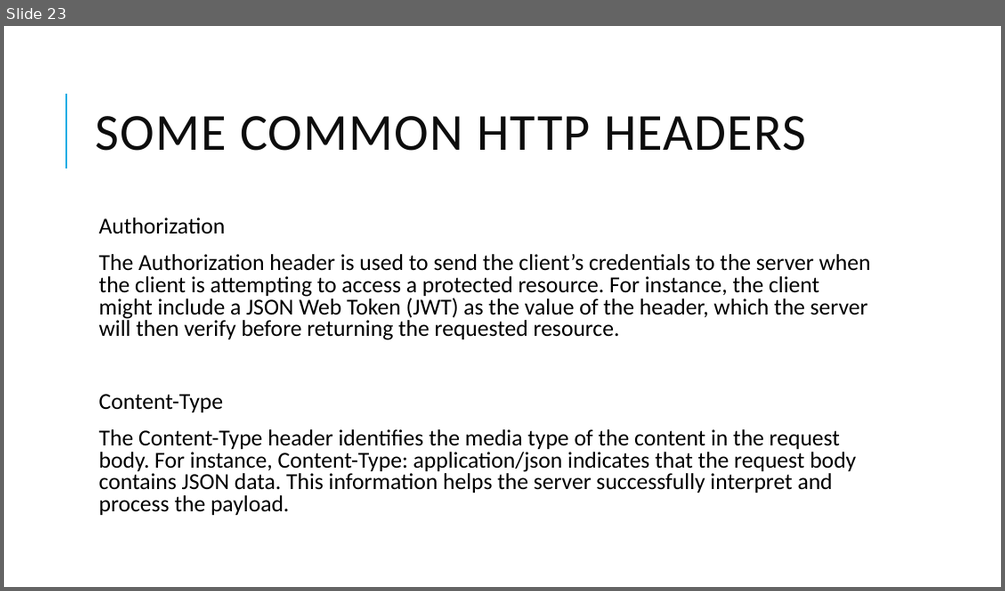
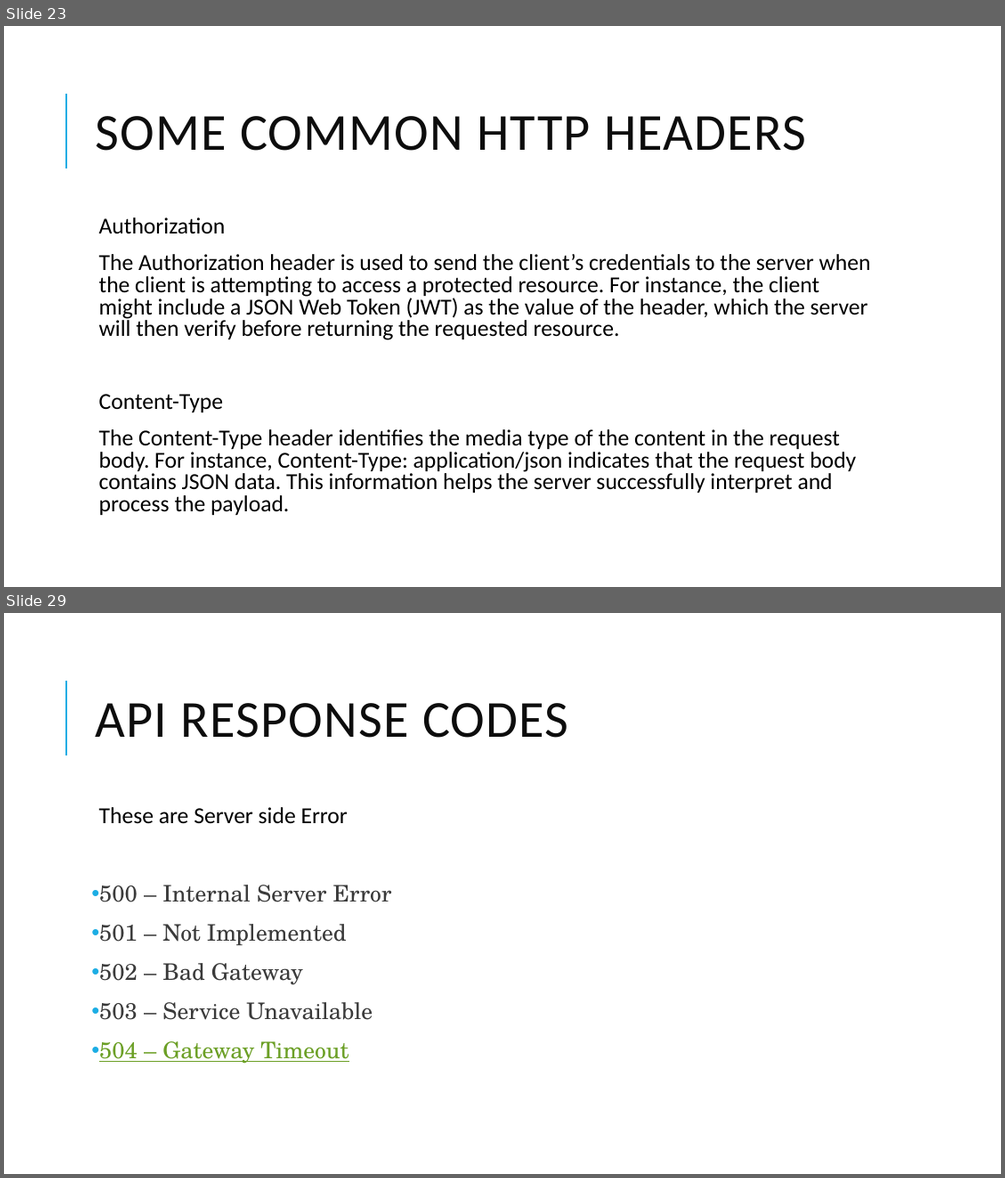
Before and after one commit to skandhwa/API-Automation-Batch1, a slide deck: API Testing.pptx. Shown one above the other, each under a label of ours: slide 23 before the commit, slides 23 and 29 after it; the slides between them are not shown. The pictures are 1005x591 and 1005x1178 pixels, drawn with LibreOffice and Linux fonts; fonts in the diff are those of the drawing. Boxes give left, top, right and bottom in pixels: in the first picture for what was removed or moved away, otherwise in the second. Text is boxed around its words. In the diff, an @@ line names an element or a change of style, - is before the commit and + after.

```diff
--- a/API Testing.pptx
+++ b/API Testing.pptx
@@ slide 29 added at [4,613,1001,1174], background #FFFFFF; not listed: 1 template element that a slide beside it also shows @@
@@ title added at [95,703,568,738], 50 pt, text #0D0D0D @@
+API RESPONSE CODES
@@ text added at [99,807,392,1063], 22 pt, text #3A3A3A @@
+  These are Server side Error
+• 500 – Internal Server Error
+• 501 – Not Implemented
+• 502 – Bad Gateway
+• 503 – Service Unavailable
+• 504 – Gateway Timeout
```
Also in this commit, not shown: 6 other slides added.
